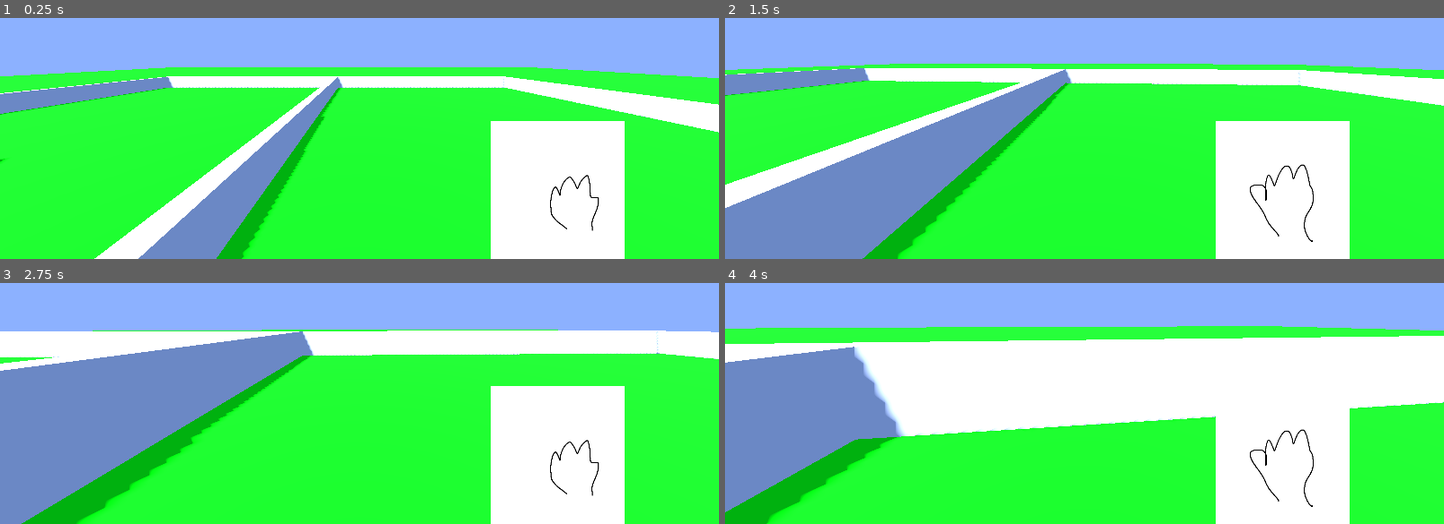
Above: before the commit, frames 1-4 (two rows, left to right).
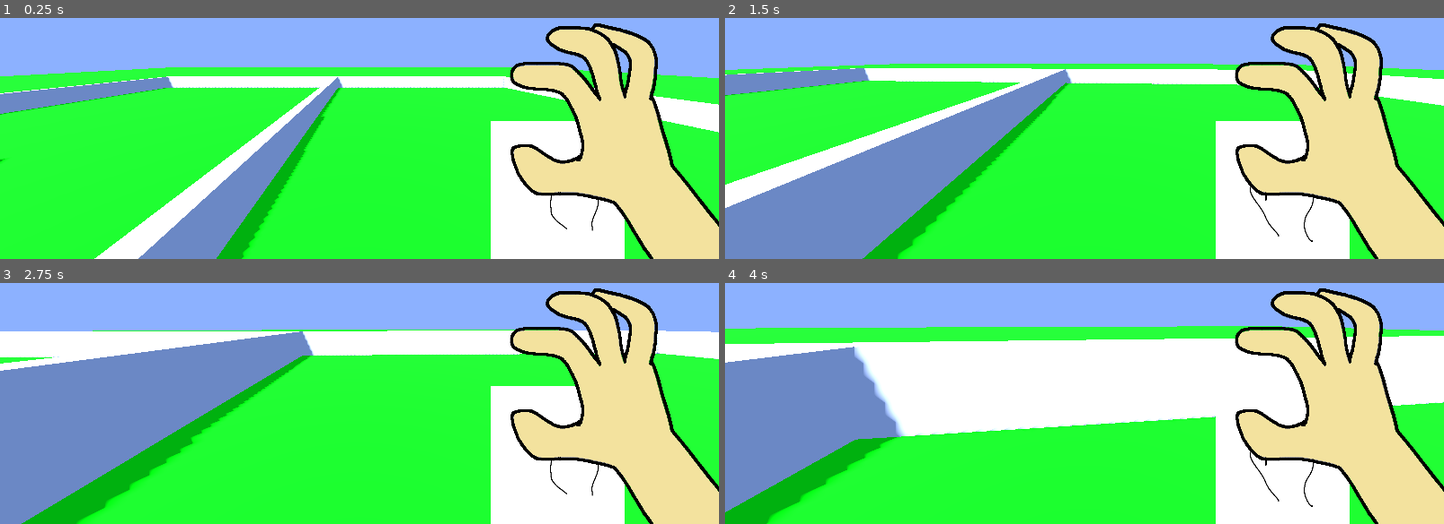
Above: after the commit, the same moments.

Repository: Agent-Maxwell/LudumDare56
Game: Godot game, scene res://world.tscn
Same seed, same stepped clock (60 frames per second), same inputs: the game is played once before the commit and once after it.
Inputs (mouse positions are in pixels of both pictures, inside the frame that each line leads up to):
- Up to frame 1 (0.25 s): no input
- Up to frame 2 (1.5 s): move the mouse to (1120, 56) at 0.52 s; hold W (move_forwards) from 0.53 s (still down); click (1120, 56) at 0.6 s; tap Space (jump) at 0.77 s; move the mouse to (1048, 58) at 1.27 s; right-click (1048, 58) at 1.35 s
- Up to frame 3 (2.75 s): keep holding W (move_forwards); tap Space (jump) at 1.52 s; move the mouse to (373, 314) at 2.02 s; click (373, 314) at 2.1 s
- Up to frame 4 (4 s): keep holding W (move_forwards); move the mouse to (1077, 328) at 2.77 s; right-click (1077, 328) at 2.85 s; tap Space (jump) at 3.02, 3.77 s; move the mouse to (1134, 326) at 3.52 s; click (1134, 326) at 3.6 s

The runs differ from the first frame. In frame 1, 14% of the frame differs, in the area x 70-100%, y 2-100%; in frame 2, 14%; in frame 3, 14%; in frame 4, 14%.

Commit message:
hand animation started
no code changes, just adding animationplayer in handbase

Diff:
--- a/player.tscn
+++ b/player.tscn
@@ -1,7 +1,8 @@
-[gd_scene load_steps=12 format=3 uid="uid://rmhrq5qmmkuj"]
+[gd_scene load_steps=17 format=3 uid="uid://rmhrq5qmmkuj"]
 
 [ext_resource type="Script" path="res://player.gd" id="1_cqcfi"]
 [ext_resource type="Texture2D" uid="uid://bkagmxvxuyrog" path="res://handplaceholder.png" id="1_ia0tg"]
+[ext_resource type="Texture2D" uid="uid://crxtxvqqawptj" path="res://hand sprites/hand spritesheet.png" id="3_ilttr"]
 [ext_resource type="AudioStream" uid="uid://dc5t8mmfgqdrw" path="res://catgrab.mp3" id="3_q1y1w"]
 
 [sub_resource type="CapsuleShape3D" id="CapsuleShape3D_xgkp0"]
@@ -61,6 +62,121 @@
 "speed": 5.0
 }]
 
+[sub_resource type="Animation" id="Animation_onvj7"]
+resource_name = "idle"
+length = 0.6
+loop_mode = 1
+tracks/0/type = "value"
+tracks/0/imported = false
+tracks/0/enabled = true
+tracks/0/path = NodePath("HandBase/right hand:frame")
+tracks/0/interp = 1
+tracks/0/loop_wrap = true
+tracks/0/keys = {
+"times": PackedFloat32Array(0, 0.3),
+"transitions": PackedFloat32Array(1, 1),
+"update": 1,
+"values": [1, 2]
+}
+tracks/1/type = "value"
+tracks/1/imported = false
+tracks/1/enabled = false
+tracks/1/path = NodePath("HandBase/right hand:position")
+tracks/1/interp = 1
+tracks/1/loop_wrap = true
+tracks/1/keys = {
+"times": PackedFloat32Array(),
+"transitions": PackedFloat32Array(),
+"update": 0,
+"values": []
+}
+
+[sub_resource type="Animation" id="Animation_ohaq6"]
+length = 0.001
+tracks/0/type = "value"
+tracks/0/imported = false
+tracks/0/enabled = true
+tracks/0/path = NodePath("HandBase/right hand:frame")
+tracks/0/interp = 1
+tracks/0/loop_wrap = true
+tracks/0/keys = {
+"times": PackedFloat32Array(0),
+"transitions": PackedFloat32Array(1),
+"update": 1,
+"values": [1]
+}
+tracks/1/type = "value"
+tracks/1/imported = false
+tracks/1/enabled = true
+tracks/1/path = NodePath("HandBase/right hand:position")
+tracks/1/interp = 1
+tracks/1/loop_wrap = true
+tracks/1/keys = {
+"times": PackedFloat32Array(0),
+"transitions": PackedFloat32Array(1),
+"update": 0,
+"values": [Vector2(505, -107)]
+}
+tracks/2/type = "value"
+tracks/2/imported = false
+tracks/2/enabled = true
+tracks/2/path = NodePath("HandBase/right hand:rotation")
+tracks/2/interp = 1
+tracks/2/loop_wrap = true
+tracks/2/keys = {
+"times": PackedFloat32Array(0),
+"transitions": PackedFloat32Array(1),
+"update": 0,
+"values": [0.0]
+}
+
+[sub_resource type="Animation" id="Animation_6wnep"]
+resource_name = "pickup"
+length = 0.5
+tracks/0/type = "value"
+tracks/0/imported = false
+tracks/0/enabled = true
+tracks/0/path = NodePath("HandBase/right hand:frame")
+tracks/0/interp = 1
+tracks/0/loop_wrap = true
+tracks/0/keys = {
+"times": PackedFloat32Array(0, 0.133333),
+"transitions": PackedFloat32Array(1, 1),
+"update": 1,
+"values": [2, 4]
+}
+tracks/1/type = "value"
+tracks/1/imported = false
+tracks/1/enabled = true
+tracks/1/path = NodePath("HandBase/right hand:position")
+tracks/1/interp = 1
+tracks/1/loop_wrap = true
+tracks/1/keys = {
+"times": PackedFloat32Array(0, 0.0666667, 0.2, 0.433333),
+"transitions": PackedFloat32Array(1, 1, 1, 1),
+"update": 0,
+"values": [Vector2(505, -107), Vector2(833, -193), Vector2(-58, 256), Vector2(505, -107)]
+}
+tracks/2/type = "value"
+tracks/2/imported = false
+tracks/2/enabled = true
+tracks/2/path = NodePath("HandBase/right hand:rotation")
+tracks/2/interp = 1
+tracks/2/loop_wrap = true
+tracks/2/keys = {
+"times": PackedFloat32Array(0, 0.0666667, 0.3, 0.433333),
+"transitions": PackedFloat32Array(1, 1, 1, 1),
+"update": 0,
+"values": [0.0, 0.584685, -0.696386, 0.0]
+}
+
+[sub_resource type="AnimationLibrary" id="AnimationLibrary_drks6"]
+_data = {
+"RESET": SubResource("Animation_ohaq6"),
+"idle": SubResource("Animation_onvj7"),
+"pickup": SubResource("Animation_6wnep")
+}
+
 [node name="Player" type="CharacterBody3D" groups=["player"]]
 collision_layer = 2
 collision_mask = 3
@@ -99,8 +215,21 @@
 position = Vector2(373, -81)
 scale = Vector2(0.574699, 0.574699)
 sprite_frames = SubResource("SpriteFrames_klnha")
-animation = &"idle"
+animation = &"grab"
 autoplay = "idle"
+
+[node name="right hand" type="Sprite2D" parent="CanvasLayer/HandBase"]
+position = Vector2(505, -107)
+scale = Vector2(0.265734, 0.265734)
+texture = ExtResource("3_ilttr")
+hframes = 5
+frame = 1
+
+[node name="AnimationPlayer" type="AnimationPlayer" parent="CanvasLayer/HandBase/right hand"]
+root_node = NodePath("../../..")
+libraries = {
+"": SubResource("AnimationLibrary_drks6")
+}
 
 [node name="FailScreen" type="Control" parent="CanvasLayer"]
 visible = false
Binary file added: hand sprites/hand spritesheet.png
Not shown, added: hand sprites/hand spritesheet.png.import
